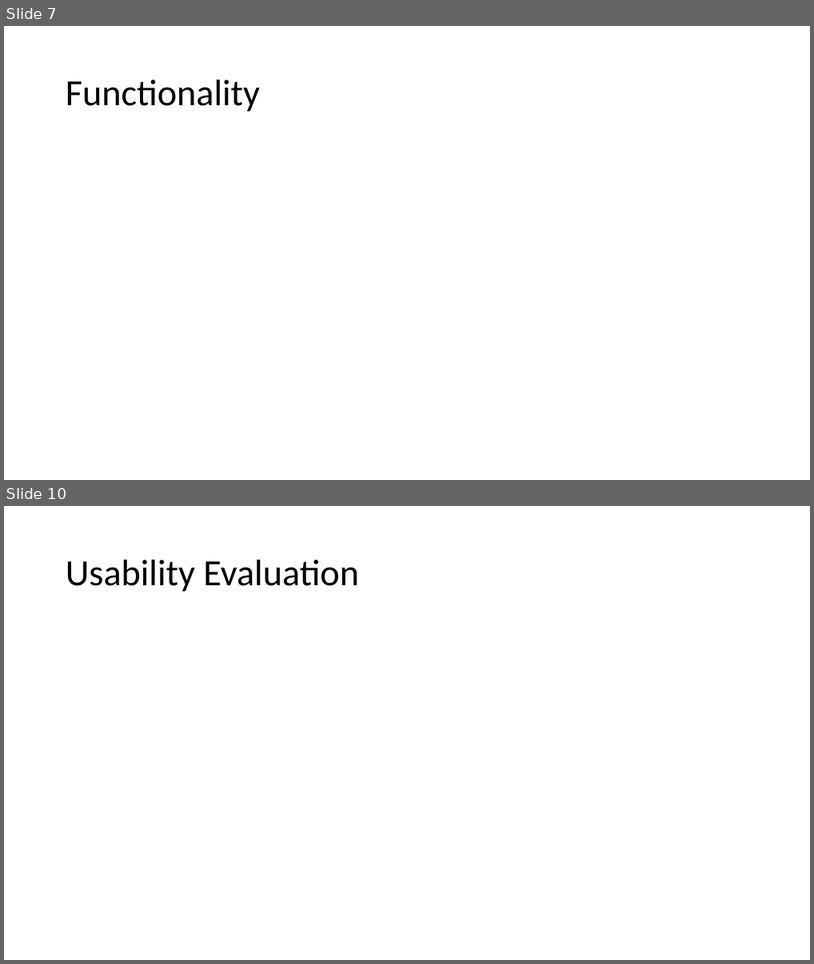
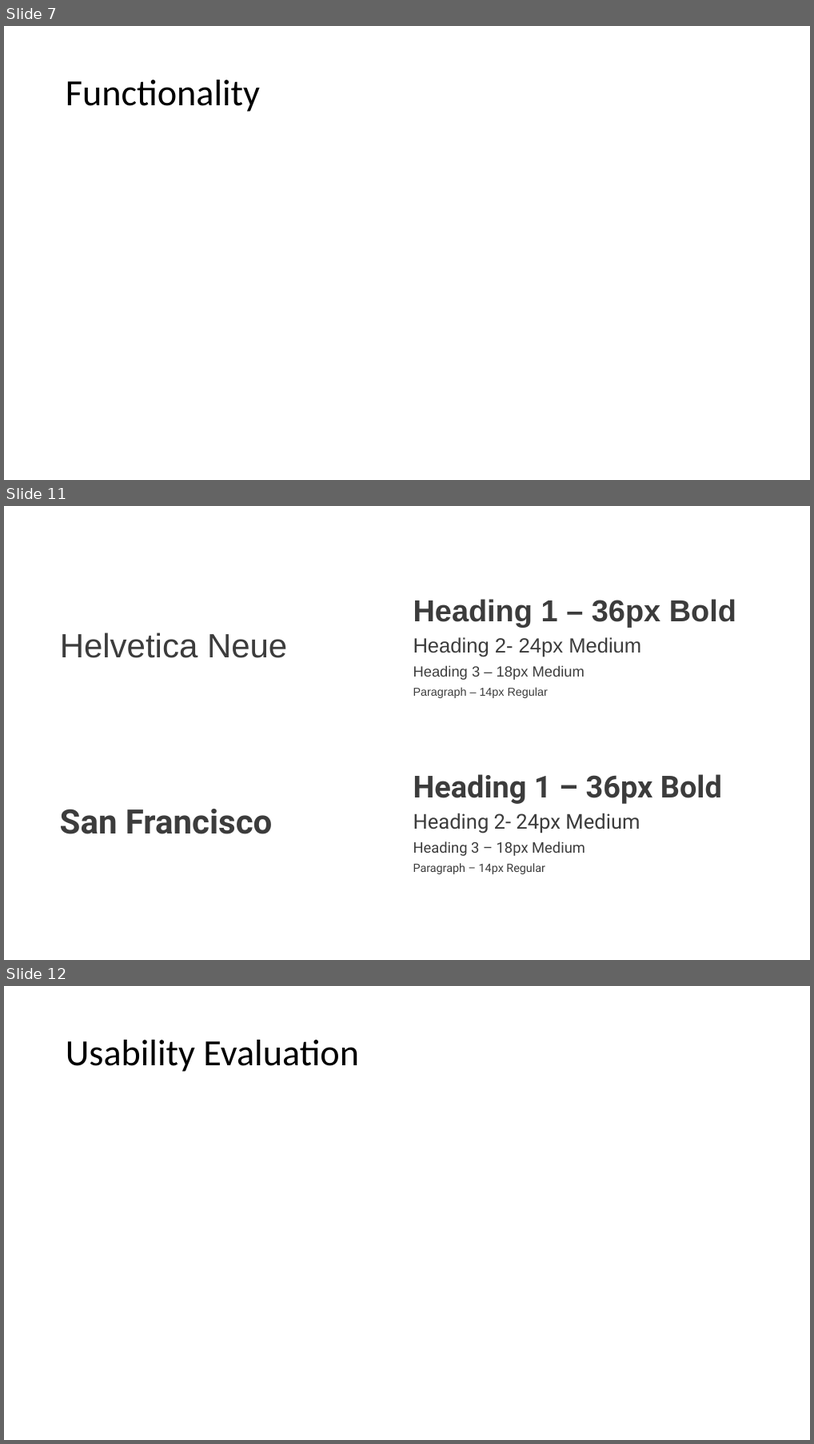
Before and after one commit to mmmarkyb/int-elligence, a slide deck: report/presentation.pptx. Shown one above the other, each under a label of ours: slides 7 and 10 before the commit, slides 7, 11 and 12 after it; the slides between them are not shown. The pictures are 814x964 and 814x1444 pixels, drawn with LibreOffice and Linux fonts; fonts in the diff are those of the drawing. Boxes give left, top, right and bottom in pixels: in the first picture for what was removed or moved away, otherwise in the second. Text is boxed around its words. In the diff, an @@ line names an element or a change of style, - is before the commit and + after.

```diff
--- a/report/presentation.pptx
+++ b/report/presentation.pptx
@@ slide 11 added at (x1=4, y1=506, x2=810, y2=960), background #FFFFFF @@
@@ text added at (x1=414, y1=599, x2=737, y2=698), 13.7 pt, text #3C3C3C @@
+Heading 1 – 36px Bold
+Heading 2- 24px Medium
+Heading 3 – 18px Medium
+Paragraph – 14px Regular
@@ text added at (x1=60, y1=632, x2=287, y2=658), 40 pt, text #3C3C3C @@
+Helvetica Neue
@@ text added at (x1=414, y1=774, x2=722, y2=874), 13.7 pt, text #3C3C3C @@
+Heading 1 – 36px Bold
+Heading 2- 24px Medium
+Heading 3 – 18px Medium
+Paragraph – 14px Regular
@@ text added at (x1=60, y1=808, x2=272, y2=834), 40 pt, text #3C3C3C, bold @@
+San Francisco
@@ what was slide 10 is now slide 12 @@
```
Also in this commit, not shown: 4 slides changed, 4 other slides added, 3 slides removed.
